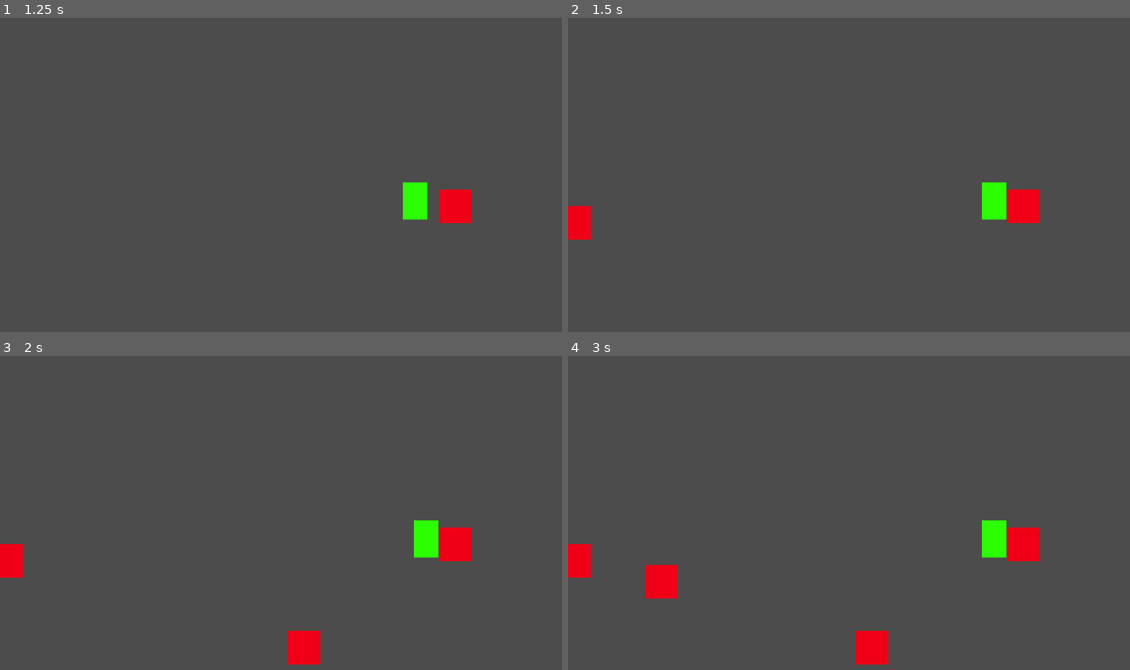
Above: before the commit, frames 1-4 (two rows, left to right).
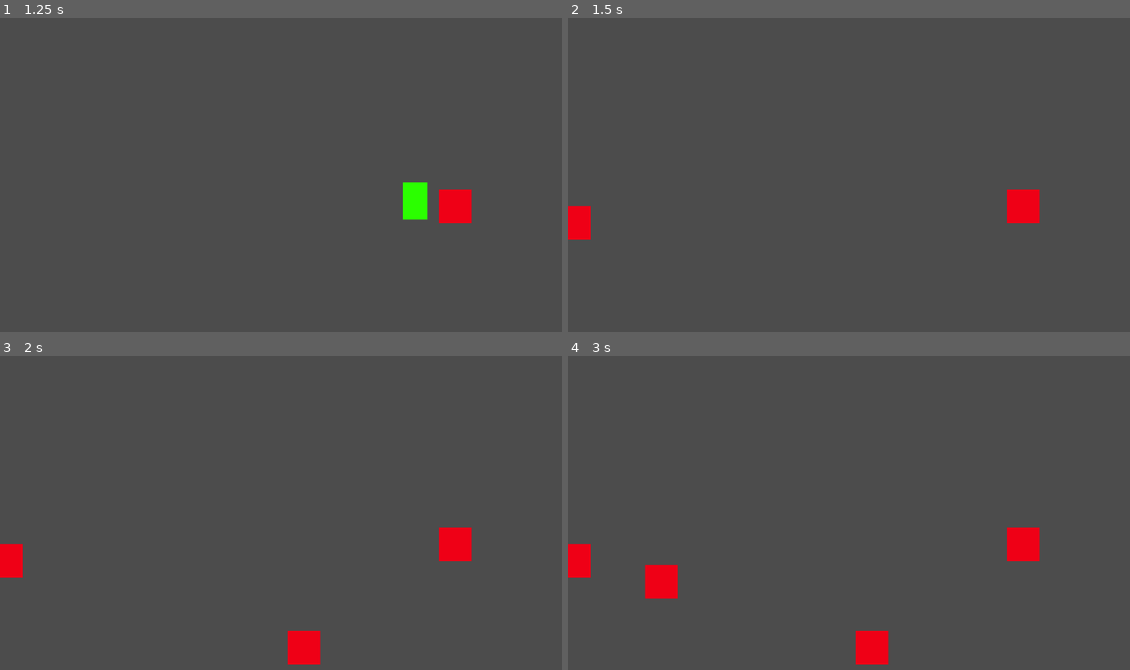
Above: after the commit, the same moments.

Repository: deengames-prototypes/spider-squasher
Game: Godot game, scene res://MainScene.tscn
Same seed, same stepped clock (60 frames per second), same inputs: the game is played once before the commit and once after it.
Inputs (mouse positions are in pixels of both pictures, inside the frame that each line leads up to):
- Up to frame 1 (1.25 s): tap Enter at 0.5 s; move the mouse to (449, 184) at 0.52 s; hold D (move_right) from 0.53 s (still down); tap E at 0.6 s; click (449, 184) at 0.67 s
- Up to frame 2 (1.5 s): release D (move_right) at 1.25 s; drag from (753, 218) to (849, 275) at 1.27 s
- Up to frame 3 (2 s): no input
- Up to frame 4 (3 s): move the mouse to (944, 459) at 2.02 s; hold D (move_right) 2.03-2.75 s; tap E at 2.1 s; tap Space at 2.75 s; drag from (849, 613) to (691, 484) at 2.77 s

Frame 1 is identical in both runs. In frame 2, 0.5% of the frame differs, in the area x 73-79%, y 52-65%; in frame 3, 0.5%; in frame 4, 0.5%.

Commit message:
Enemies now kill player

Diff:
--- a/godot/Enemy.gd
+++ b/godot/Enemy.gd
@@ -10,7 +10,4 @@
 	# add loop component child node
 	add_child(load("res://LoopComponent.gd").new())
 
-#func _process(delta):
-#	# Called every frame. Delta is time since last frame.
-#	# Update game logic here.
-#	pass
+	add_to_group("enemies")
--- a/godot/Enemy.tscn
+++ b/godot/Enemy.tscn
@@ -7,22 +7,17 @@
 custom_solver_bias = 0.0
 extents = Vector2( 27.0647, 21.2159 )
 
-[node name="Enemy" type="Node2D"]
+[node name="Enemy" type="KinematicBody2D" index="0"]
 
-script = ExtResource( 1 )
-
-[node name="KinematicBody2D" type="KinematicBody2D" parent="." index="0"]
-
-editor/display_folded = true
-position = Vector2( 0.214638, 0.214638 )
 input_pickable = false
 collision_layer = 1
 collision_mask = 1
 collision/safe_margin = 0.08
+script = ExtResource( 1 )
 
-[node name="CollisionShape2D" type="CollisionShape2D" parent="KinematicBody2D" index="0"]
+[node name="CollisionShape2D" type="CollisionShape2D" parent="." index="0"]
 
-position = Vector2( 3.02792e-05, 0.0296323 )
+position = Vector2( 0.214668, 0.24427 )
 scale = Vector2( 1, 1.30105 )
 shape = SubResource( 1 )
 
--- a/godot/MainScene.tscn
+++ b/godot/MainScene.tscn
@@ -3,7 +3,7 @@
 [ext_resource path="res://MainScene.gd" type="Script" id=1]
 [ext_resource path="res://Player.tscn" type="PackedScene" id=2]
 
-[node name="MainScene" type="Node2D" index="0"]
+[node name="MainScene" type="Node2D"]
 
 script = ExtResource( 1 )
 seconds_per_enemy = 2
--- a/godot/Player.gd
+++ b/godot/Player.gd
@@ -28,4 +28,12 @@
 
 	linear_velocity.x = lerp(linear_velocity.x, target_speed.x, 0.1)
 	linear_velocity.y = lerp(linear_velocity.y, target_speed.y, 0.1)
-	move_and_slide(linear_velocity)
+
+	collide(move_and_collide(linear_velocity * delta))
+
+
+func collide(info):
+	if info == null:
+		return
+	if info.collider.is_in_group("enemies"):
+		queue_free()
